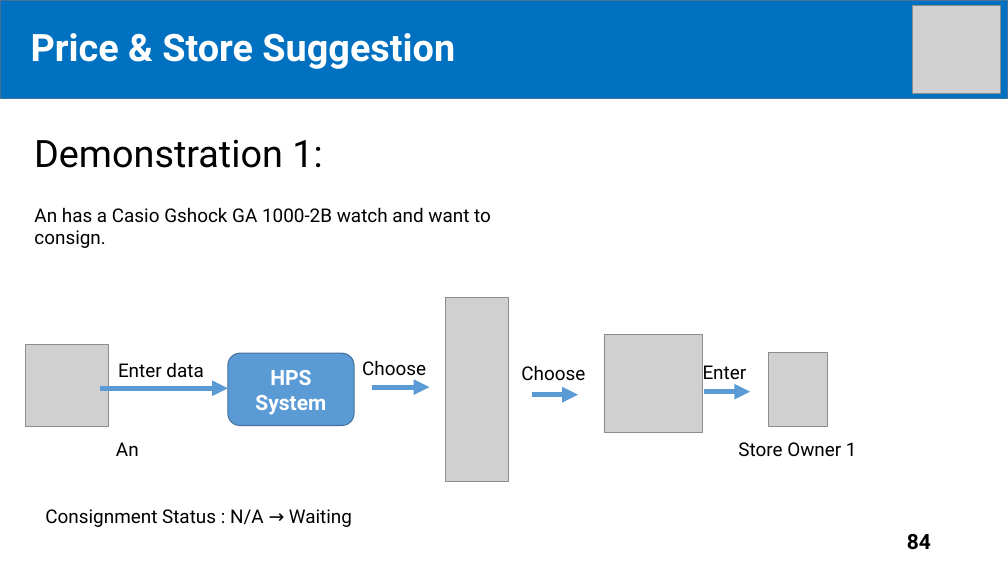
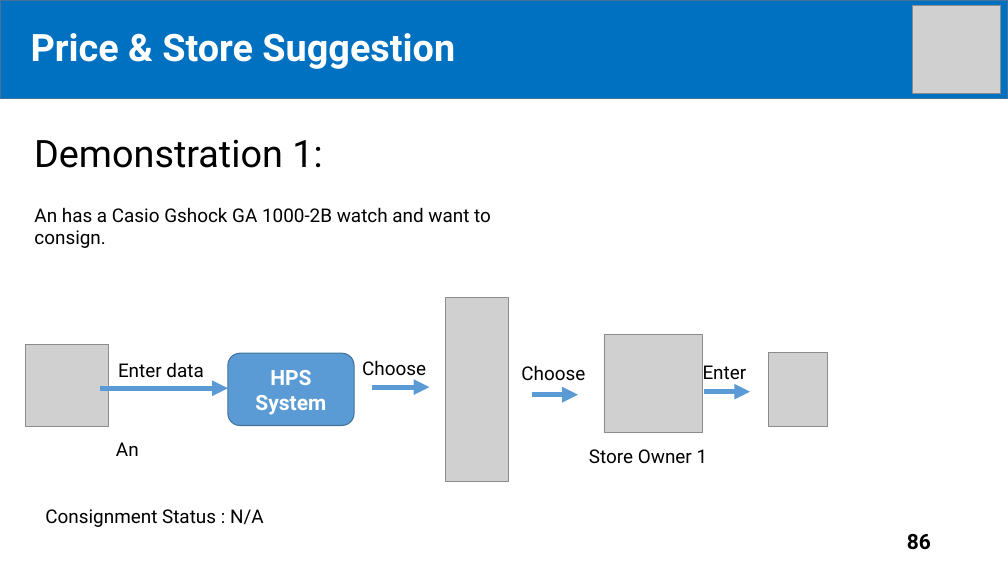
Before and after one commit to tiendan3108/CP, a slide deck: slide 86 of Source/Presentation/PreFinalPresentation.pptx (slide 84 before the commit). Drawn at 1008x567 pixels with LibreOffice and Linux fonts; fonts in the diff are those of the drawing; grey boxes stand for pictures. Boxes give left, top, right and bottom in pixels: in the first picture for what was removed or moved away, otherwise in the second. Text is boxed around its words. In the diff, an @@ line names an element or a change of style, - is before the commit and + after.

```diff
--- a/Source/Presentation/PreFinalPresentation.pptx
+++ b/Source/Presentation/PreFinalPresentation.pptx
@@ text "Store Owner 1": place and size @@
-text "Store Owner 1" at <box>738,442,857,456</box>
+text "Store Owner 1" at <box>589,449,708,464</box>
@@ text at <box>45,509,264,527</box>: text changed @@
-Consignment Status : N/A → Waiting
+Consignment Status : N/A
@@ page number at <box>907,534,931,550</box>: text changed @@
-84
+86
```
Also in this commit, not shown: 12 other slides changed, 2 slides added.
